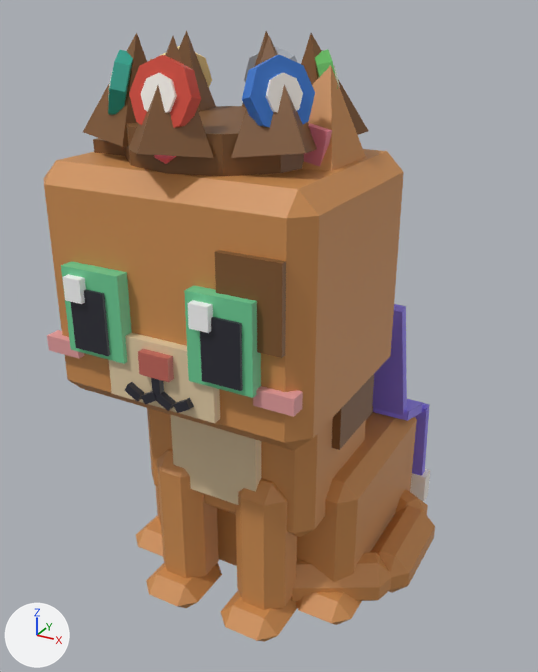
Two versions of the FBX model assets/cat-cafe/exports/CatCafe_Cat_Bottlecap_Sit.fbx, one commit apart.
Rendered twice from a 50 mm camera at (0.01165, -0.02091, 0.01986) aimed at (0.0004, -0.00046, 0.00963). Lighting does not change. The marker at lower left points along +X, +Y and +Z. The first picture is the older version. Where no turn or scale is listed for an object, it has been applied to the vertices.

The scene before the commit, as lines of its bpy script (objects in view):
```python
me_catcafe_cat_bottlecap_sit_eye1 = bpy.data.meshes.new('CatCafe_Cat_Bottlecap_Sit_Eye1')
me_catcafe_cat_bottlecap_sit_eye1.from_pydata(...)  # a box spanning x -0.001..0.001, y -0.00033..0.00033, z -0.0013..0.0013; a box spanning x -0.0005..0.00069, y -0.00043..-0.00005, z -0.00113..0.00073; a box spanning x -0.00075..-0.00015, y -0.00057..-0.00029, z 0.00038..0.00108
me_catcafe_cat_bottlecap_sit_eye1.materials.append(mat_catcafe_palette)
me_catcafe_cat_bottlecap_sit_legf2 = bpy.data.meshes.new('CatCafe_Cat_Bottlecap_Sit_LegF2')
me_catcafe_cat_bottlecap_sit_legf2.from_pydata(...)  # 40 vertices, 44 faces; spans x -0.00114..0.00114, y -0.0018..0.00095, z -0.00589..0.0
me_catcafe_cat_bottlecap_sit_legf2.materials.append(mat_catcafe_palette)
me_catcafe_cat_bottlecap_sit_tail = bpy.data.meshes.new('CatCafe_Cat_Bottlecap_Sit_Tail')
me_catcafe_cat_bottlecap_sit_tail.from_pydata(...)  # 72 vertices, 78 faces; spans x -0.00039..0.00398, y -0.00782..0.0006, z -0.00086..0.00085
me_catcafe_cat_bottlecap_sit_tail.materials.append(mat_catcafe_palette)
ob_catcafe_cat_bottlecap_sit_eye1 = bpy.data.objects.new('CatCafe_Cat_Bottlecap_Sit_Eye1', me_catcafe_cat_bottlecap_sit_eye1)
ob_catcafe_cat_bottlecap_sit_eye1.location = (0.00209, -0.00589, 0.01197)
ob_catcafe_cat_bottlecap_sit_legf2 = bpy.data.objects.new('CatCafe_Cat_Bottlecap_Sit_LegF2', me_catcafe_cat_bottlecap_sit_legf2)
ob_catcafe_cat_bottlecap_sit_legf2.location = (-0.00162, -0.00285, 0.00589)
ob_catcafe_cat_bottlecap_sit_tail = bpy.data.objects.new('CatCafe_Cat_Bottlecap_Sit_Tail', me_catcafe_cat_bottlecap_sit_tail)
ob_catcafe_cat_bottlecap_sit_tail.location = (0.0019, 0.00513, 0.00105)
# also in view: 'CatCafe_Cat_Bottlecap_Sit_Eye2' at (-0.00209, -0.00601, 0.01197); 'CatCafe_Cat_Bottlecap_Sit_Prop' at (0.0, -0.00228, 0.01757); 'CatCafe_Cat_Bottlecap_Sit_EarL' at (0.00236, -0.00171, 0.01695); 'CatCafe_Cat_Bottlecap_Sit_Prop2' at (0.0, 0.0037, 0.00553); 'CatCafe_Cat_Bottlecap_Sit_LegF1' at (0.00161, -0.00328, 0.00294)
```
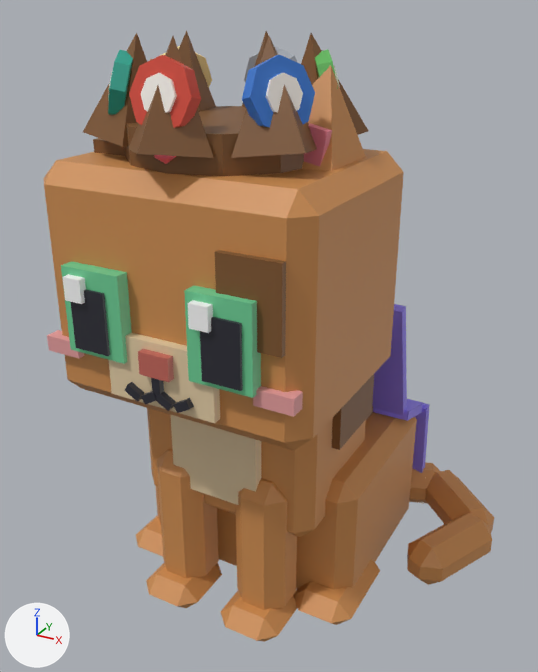
The change in detail:
me_catcafe_cat_bottlecap_sit_tail is used by ob_catcafe_cat_bottlecap_sit_tail; location (0.0019, 0.00513, 0.00105).
me_catcafe_cat_bottlecap_sit_tail had 72 vertices, 78 faces and spanned x -0.00039..0.00398, y -0.00782..0.0006, z -0.00086..0.00085.
me_catcafe_cat_bottlecap_sit_tail now has 72 vertices, 78 faces and spans x -0.00037..0.00613, y -0.00461..0.00184, z -0.00086..0.00085.
me_catcafe_cat_bottlecap_sit_tail part 1: 72 of 72 vertices moved; they spanned x -0.00039..0.00398, y -0.00782..0.0006, z -0.00086..0.00085 and now span x -0.00037..0.00613, y -0.00461..0.00184, z -0.00086..0.00085; mean shift (0.00146, 0.00288, 0.0).

What differs and where, as boxes (x1, y1, x2, y2) in the pictures (538 x 672 px):
'CatCafe_Cat_Bottlecap_Sit_Tail', reshaped
    before: (291, 489, 435, 601)
    after: (407, 462, 494, 585)
